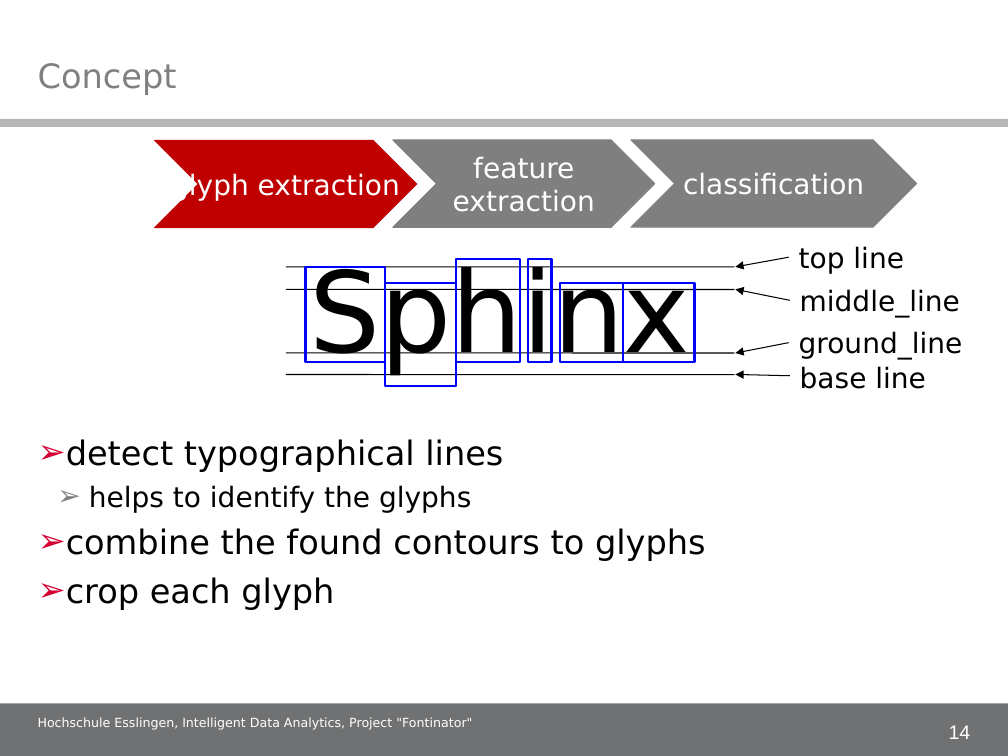
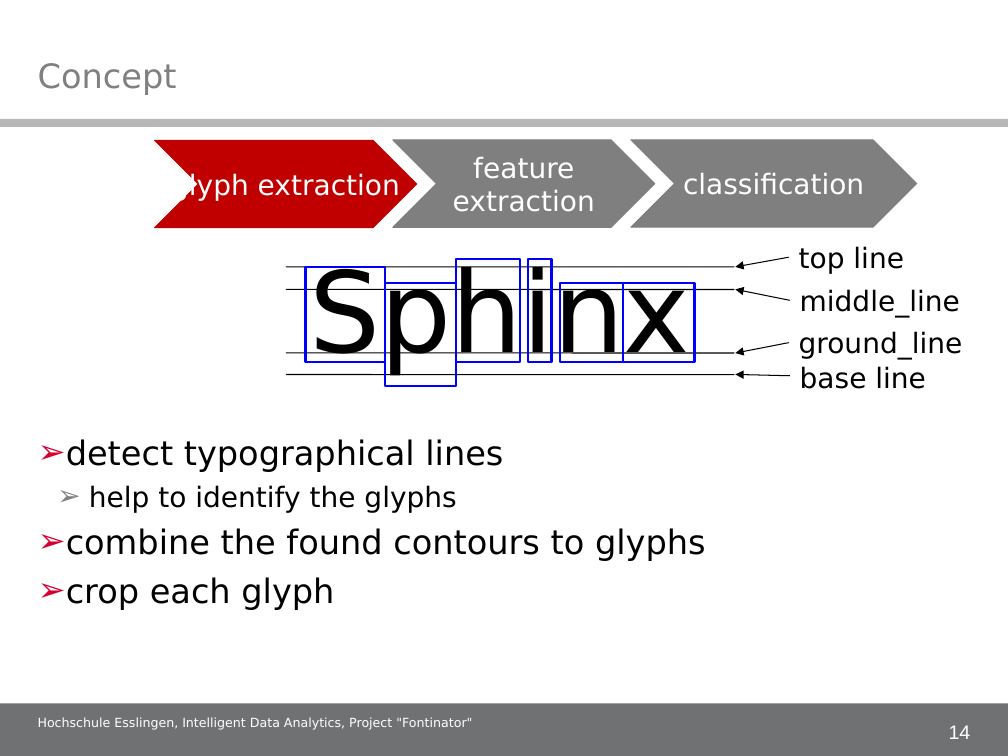
Before and after one commit to alex-ta/Fontinator, a slide deck: slide 14 of Documents/IDA_project_presentation.ppt. Drawn at 1008x756 pixels with LibreOffice and Linux fonts; fonts in the diff are those of the drawing; background and template pictures are left out. Boxes give left, top, right and bottom in pixels: in the first picture for what was removed or moved away, otherwise in the second. Text is boxed around its words. In the diff, an @@ line names an element or a change of style, - is before the commit and + after.

```diff
--- a/Documents/IDA_project_presentation.ppt
+++ b/Documents/IDA_project_presentation.ppt
@@ text at (89,485,456,513): text changed @@
-  ➢ helps to identify the glyphs
+  ➢ help to identify the glyphs
```
Also in this commit, not shown: 2 other slides changed.
